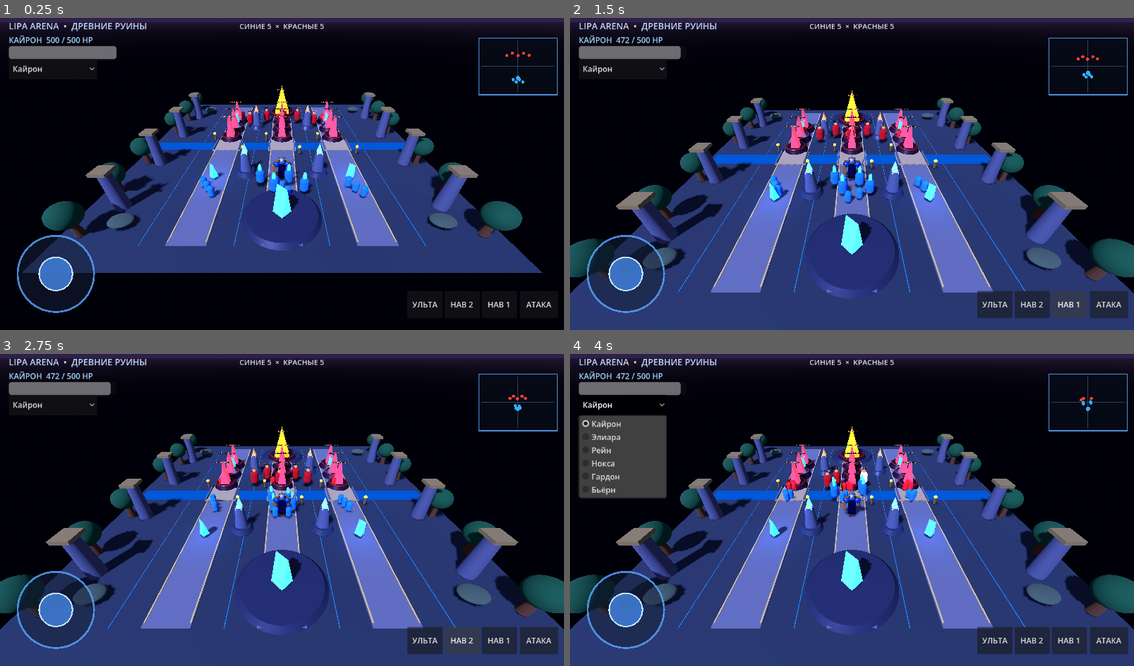
Above: before the commit, frames 1-4 (two rows, left to right).
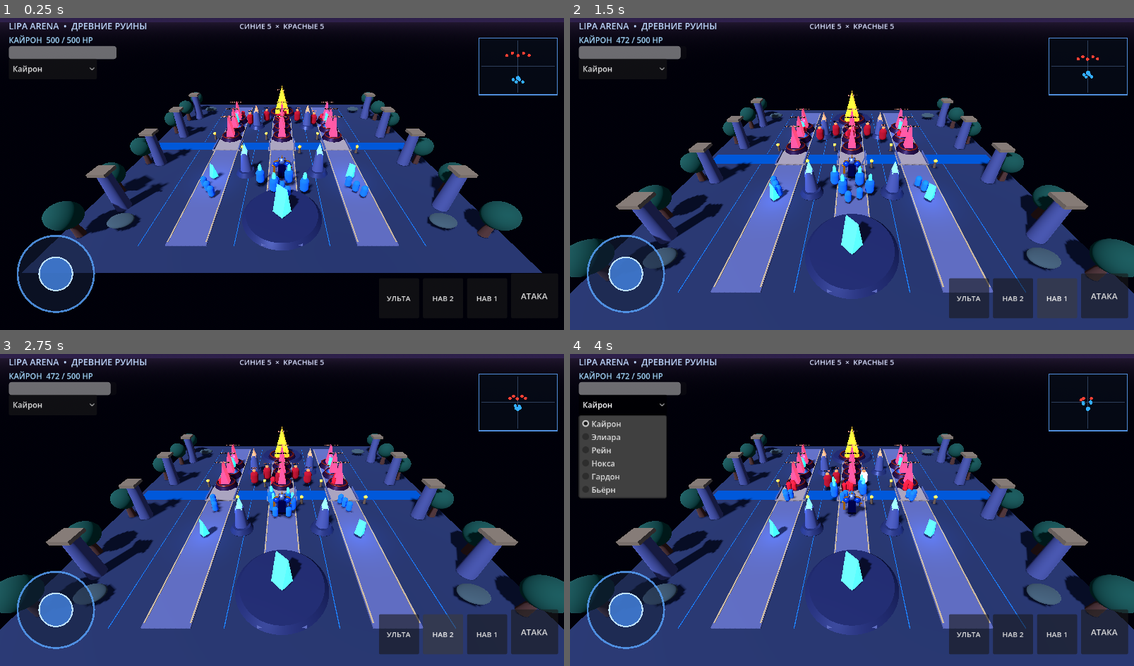
Above: after the commit, the same moments.

Repository: soldatovaveronika03-oss/Lipa-Arena
Game: Godot game, scene res://scenes/main.tscn
Same seed, same stepped clock (60 frames per second), same inputs: the game is played once before the commit and once after it.
Inputs:
- Up to frame 1 (0.25 s): no input
- Up to frame 2 (1.5 s): click "АТАКА" at 0.5 s; click "НАВ 1" at 1.25 s
- Up to frame 3 (2.75 s): click "НАВ 2" at 2 s
- Up to frame 4 (4 s): click "УЛЬТА" at 2.75 s; click "Кайрон" at 3.5 s

The runs differ from the first frame. In frame 1, 0.4% of the frame differs, in the area x 68-98%, y 88-93%; in frame 2, 2.3%; in frame 3, 2.3%; in frame 4, 2.3%, in the area x 67-99%, y 81-97%.

Commit message:
Enlarge mobile attack and ability buttons

Diff:
--- a/scripts/main.gd
+++ b/scripts/main.gd
@@ -290,58 +290,63 @@
 	joystick.custom_minimum_size = Vector2(180, 180)
 	layer.add_child(joystick)
 
+	# Large touch targets for comfortable play on phone screens.
 	var attack := Button.new()
 	attack.text = "АТАКА"
-	attack.custom_minimum_size = Vector2(78, 56)
+	attack.custom_minimum_size = Vector2(96, 92)
+	attack.add_theme_font_size_override("font_size", 17)
 	attack.anchor_left = 1.0
 	attack.anchor_right = 1.0
 	attack.anchor_top = 1.0
 	attack.anchor_bottom = 1.0
-	attack.offset_left = -90
-	attack.offset_right = -14
-	attack.offset_top = -80
+	attack.offset_left = -108
+	attack.offset_right = -12
+	attack.offset_top = -116
 	attack.offset_bottom = -24
 	layer.add_child(attack)
 	attack.pressed.connect(player.attack)
 
 	var skill_1 := Button.new()
 	skill_1.text = "НАВ 1"
-	skill_1.custom_minimum_size = Vector2(70, 56)
+	skill_1.custom_minimum_size = Vector2(82, 82)
+	skill_1.add_theme_font_size_override("font_size", 15)
 	skill_1.anchor_left = 1.0
 	skill_1.anchor_right = 1.0
 	skill_1.anchor_top = 1.0
 	skill_1.anchor_bottom = 1.0
-	skill_1.offset_left = -168
-	skill_1.offset_right = -96
-	skill_1.offset_top = -80
+	skill_1.offset_left = -198
+	skill_1.offset_right = -116
+	skill_1.offset_top = -106
 	skill_1.offset_bottom = -24
 	layer.add_child(skill_1)
 	skill_1.pressed.connect(player.use_skill_1)
 
 	var skill_2 := Button.new()
 	skill_2.text = "НАВ 2"
-	skill_2.custom_minimum_size = Vector2(70, 56)
+	skill_2.custom_minimum_size = Vector2(82, 82)
+	skill_2.add_theme_font_size_override("font_size", 15)
 	skill_2.anchor_left = 1.0
 	skill_2.anchor_right = 1.0
 	skill_2.anchor_top = 1.0
 	skill_2.anchor_bottom = 1.0
-	skill_2.offset_left = -244
-	skill_2.offset_right = -172
-	skill_2.offset_top = -80
+	skill_2.offset_left = -288
+	skill_2.offset_right = -206
+	skill_2.offset_top = -106
 	skill_2.offset_bottom = -24
 	layer.add_child(skill_2)
 	skill_2.pressed.connect(player.use_skill_2)
 
 	var ultimate := Button.new()
 	ultimate.text = "УЛЬТА"
-	ultimate.custom_minimum_size = Vector2(70, 56)
+	ultimate.custom_minimum_size = Vector2(82, 82)
+	ultimate.add_theme_font_size_override("font_size", 15)
 	ultimate.anchor_left = 1.0
 	ultimate.anchor_right = 1.0
 	ultimate.anchor_top = 1.0
 	ultimate.anchor_bottom = 1.0
-	ultimate.offset_left = -320
-	ultimate.offset_right = -248
-	ultimate.offset_top = -80
+	ultimate.offset_left = -378
+	ultimate.offset_right = -296
+	ultimate.offset_top = -106
 	ultimate.offset_bottom = -24
 	layer.add_child(ultimate)
 	ultimate.pressed.connect(player.use_ultimate)
